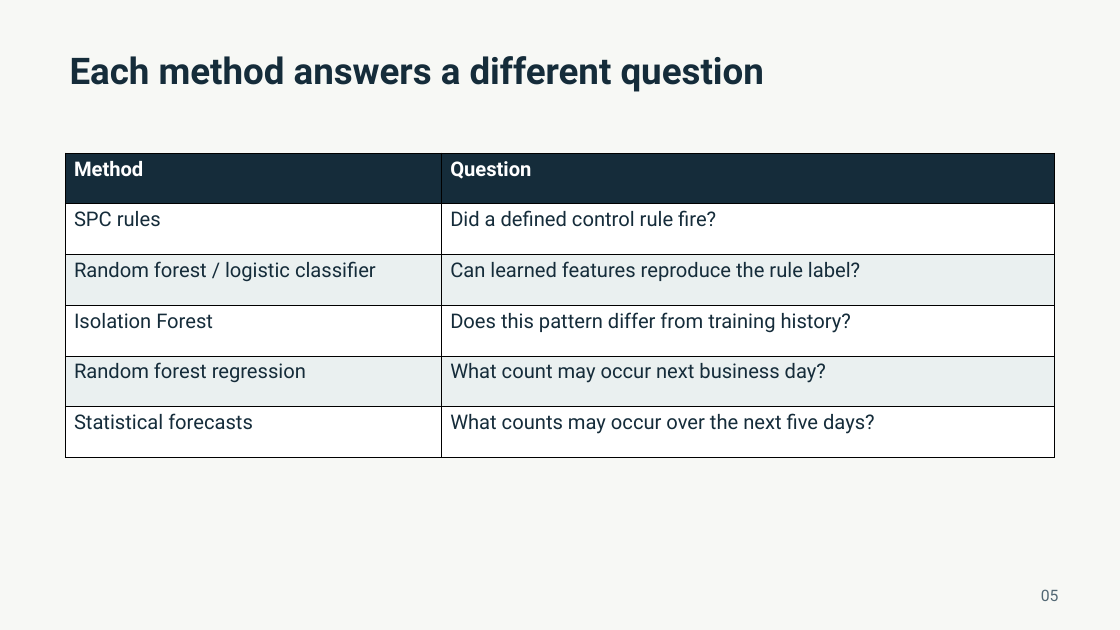
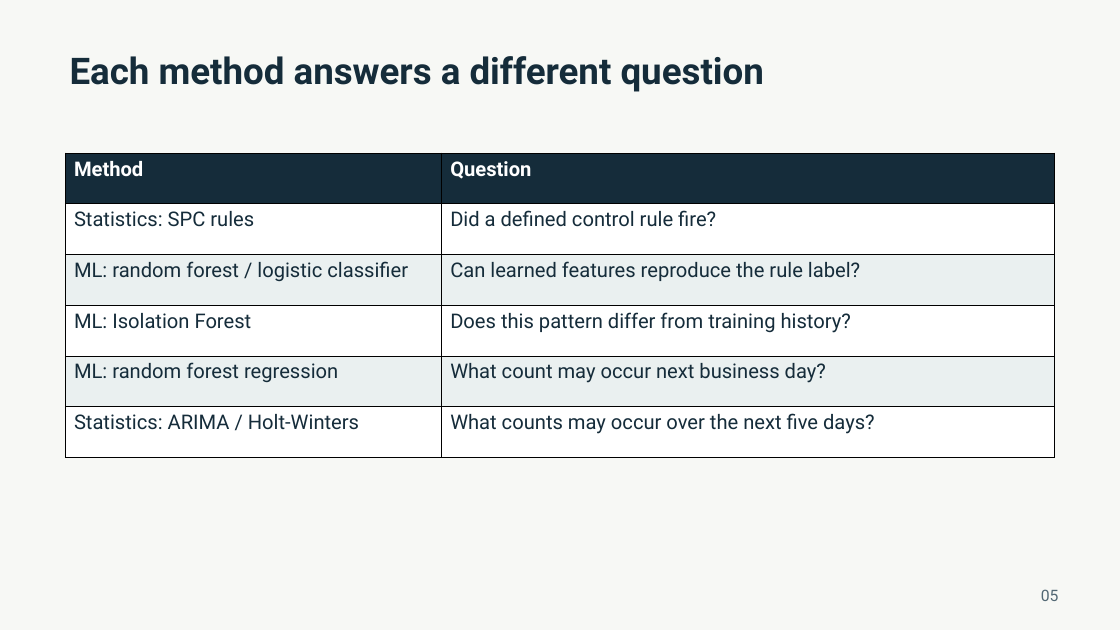
Before and after one commit to 0xpvtrickbateman/SPC-ML-Demo, a slide deck: slide 5 of docs/SPC_ML_Demo_Walkthrough_Ready.pptx. Drawn at 1120x630 pixels with LibreOffice and Linux fonts; fonts in the diff are those of the drawing. Boxes give left, top, right and bottom in pixels: in the first picture for what was removed or moved away, otherwise in the second. Text is boxed around its words. In the diff, an @@ line names an element or a change of style, - is before the commit and + after.

```diff
--- a/docs/SPC_ML_Demo_Walkthrough_Ready.pptx
+++ b/docs/SPC_ML_Demo_Walkthrough_Ready.pptx
@@ table at (66,153,1054,457) @@
-row 2, column 1: SPC rules
+row 2, column 1: Statistics: SPC rules
-row 3, column 1: Random forest / logistic classifier
+row 3, column 1: ML: random forest / logistic classifier
-row 4, column 1: Isolation Forest
+row 4, column 1: ML: Isolation Forest
-row 5, column 1: Random forest regression
+row 5, column 1: ML: random forest regression
-row 6, column 1: Statistical forecasts
+row 6, column 1: Statistics: ARIMA / Holt-Winters
```
Also in this commit, not shown: 4 other slides changed, 25 other files.
